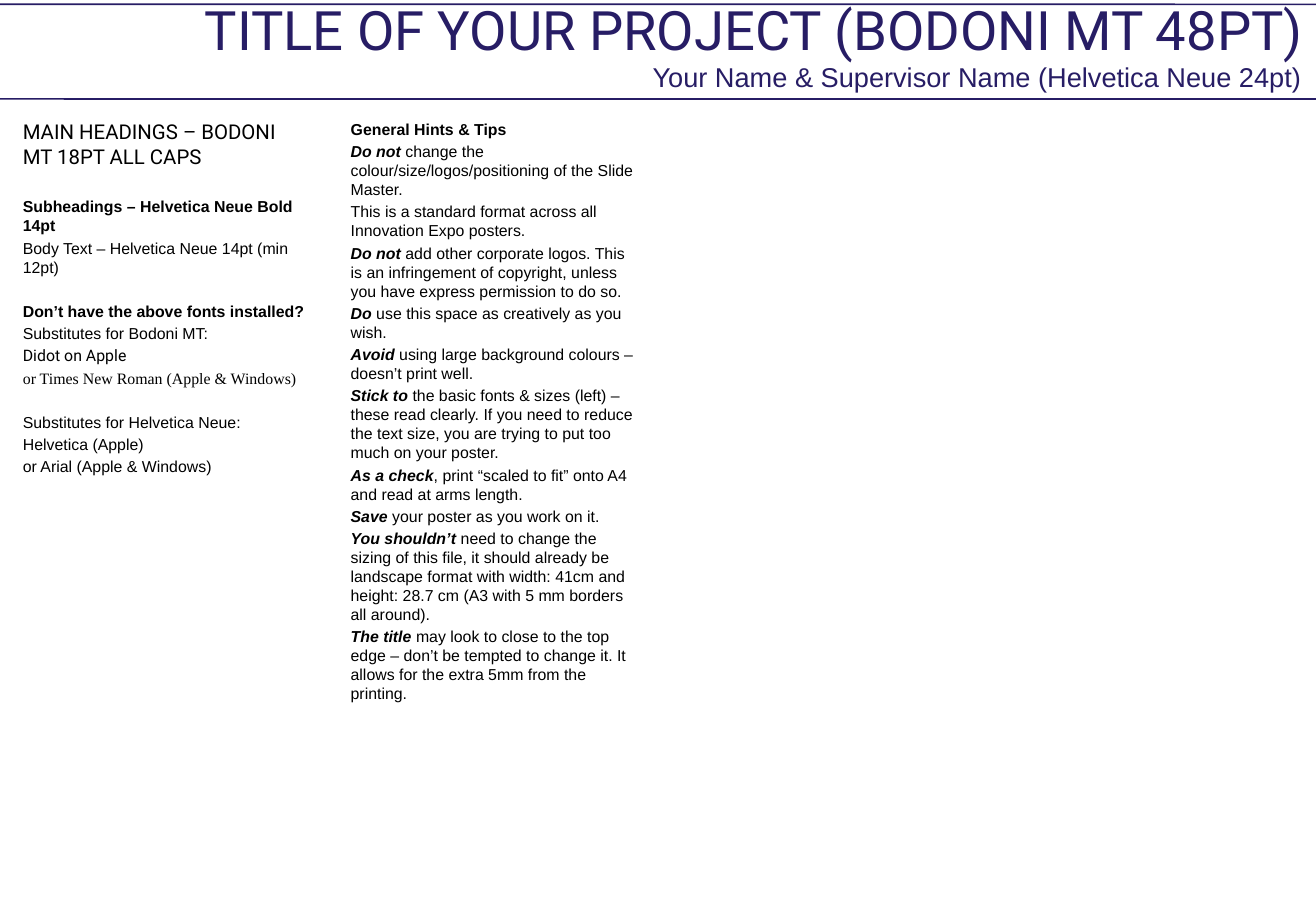
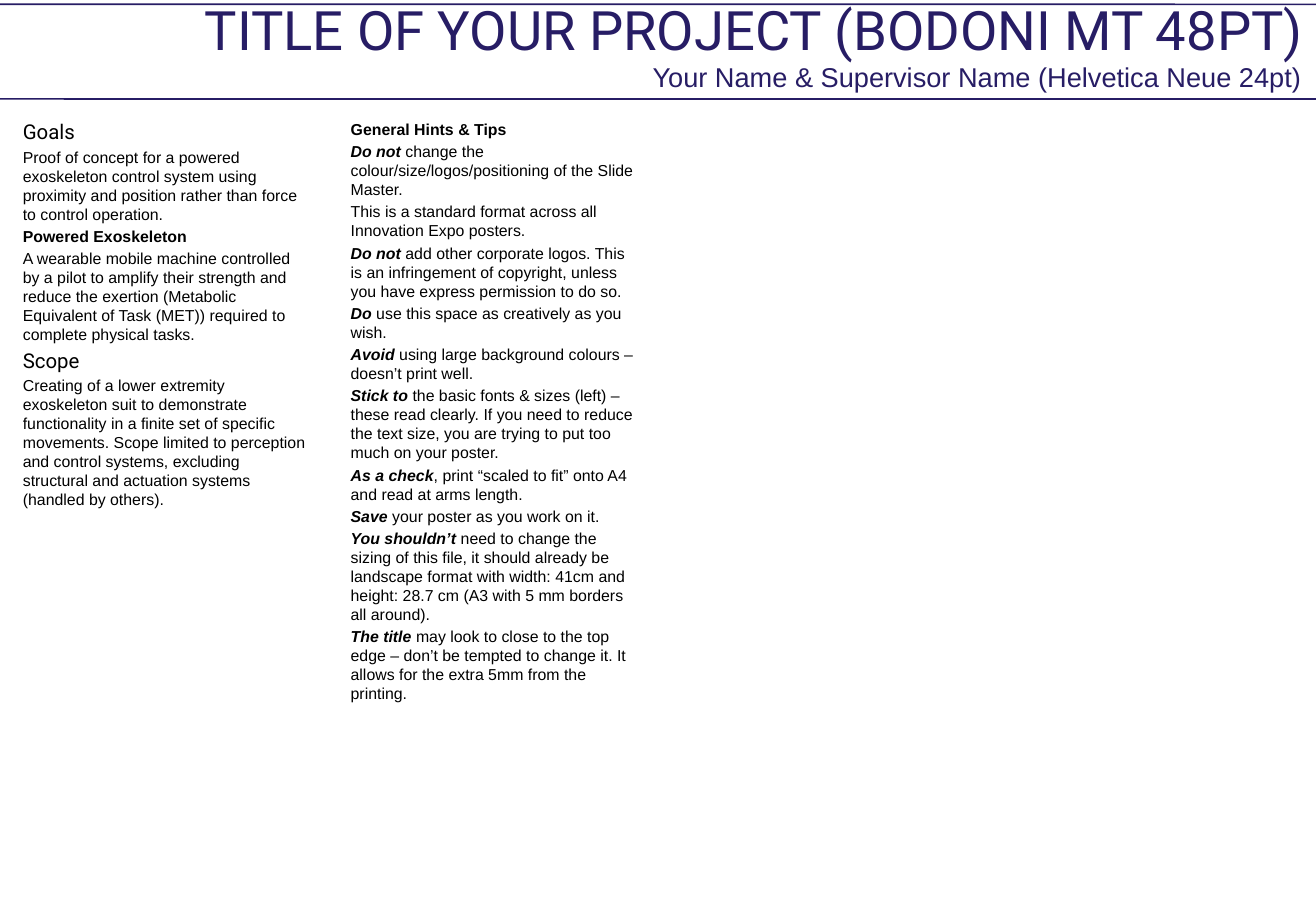
Before and after one commit to samuelwilliams413/METR4901, a slide deck: slide 1 of Demo Poster/Demo_Poster_SMW43219667.pptx. Drawn at 1316x921 pixels with LibreOffice and Linux fonts; fonts in the diff are those of the drawing; background and template pictures are left out. Boxes give left, top, right and bottom in pixels: in the first picture for what was removed or moved away, otherwise in the second. Text is boxed around its words. In the diff, an @@ line names an element or a change of style, - is before the commit and + after.

Commit message:
20/05/2018 11:28:50 AM

```diff
--- a/Demo Poster/Demo_Poster_SMW43219667.pptx
+++ b/Demo Poster/Demo_Poster_SMW43219667.pptx
@@ text at (x1=23, y1=123, x2=305, y2=509): text changed @@
-MAIN HEADINGS – BODONI MT 18PT ALL CAPS
-Subheadings – Helvetica Neue Bold 14pt
-Body Text – Helvetica Neue 14pt (min 12pt)
-Don’t have the above fonts installed?
-Substitutes for Bodoni MT:
-Didot on Apple
-or Times New Roman (Apple & Windows)
-Substitutes for Helvetica Neue:
-Helvetica (Apple)
-or Arial (Apple & Windows)
+Goals
+Proof of concept for a powered exoskeleton control system using proximity and position rather than force to control operation.
+Powered Exoskeleton
+A wearable mobile machine controlled by a pilot to amplify their strength and reduce the exertion (Metabolic Equivalent of Task (MET)) required to complete physical tasks.
+Scope
+Creating of a lower extremity exoskeleton suit to demonstrate functionality in a finite set of specific movements. Scope limited to perception and control systems, excluding structural and actuation systems (handled by others).
```
